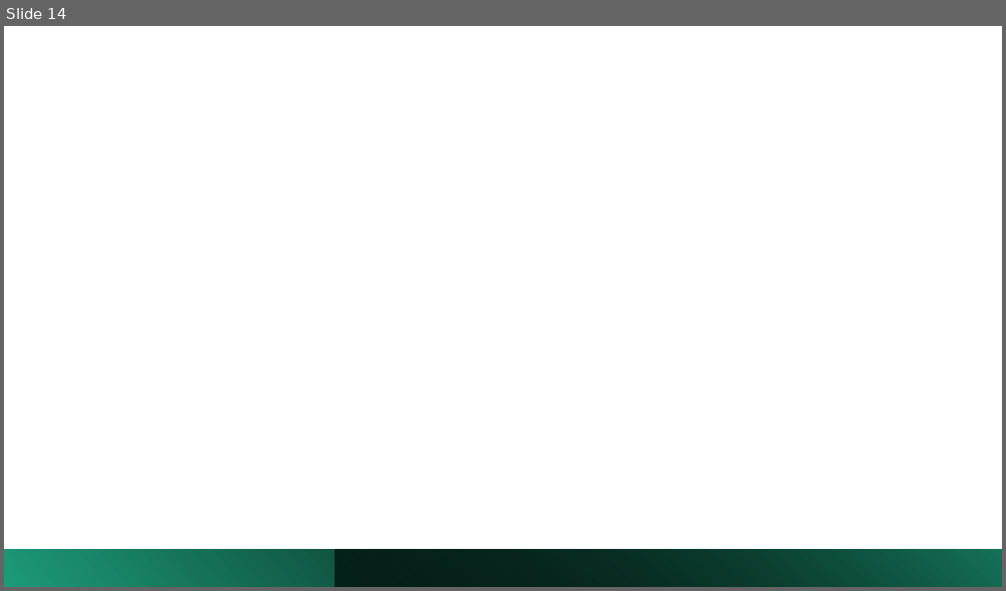
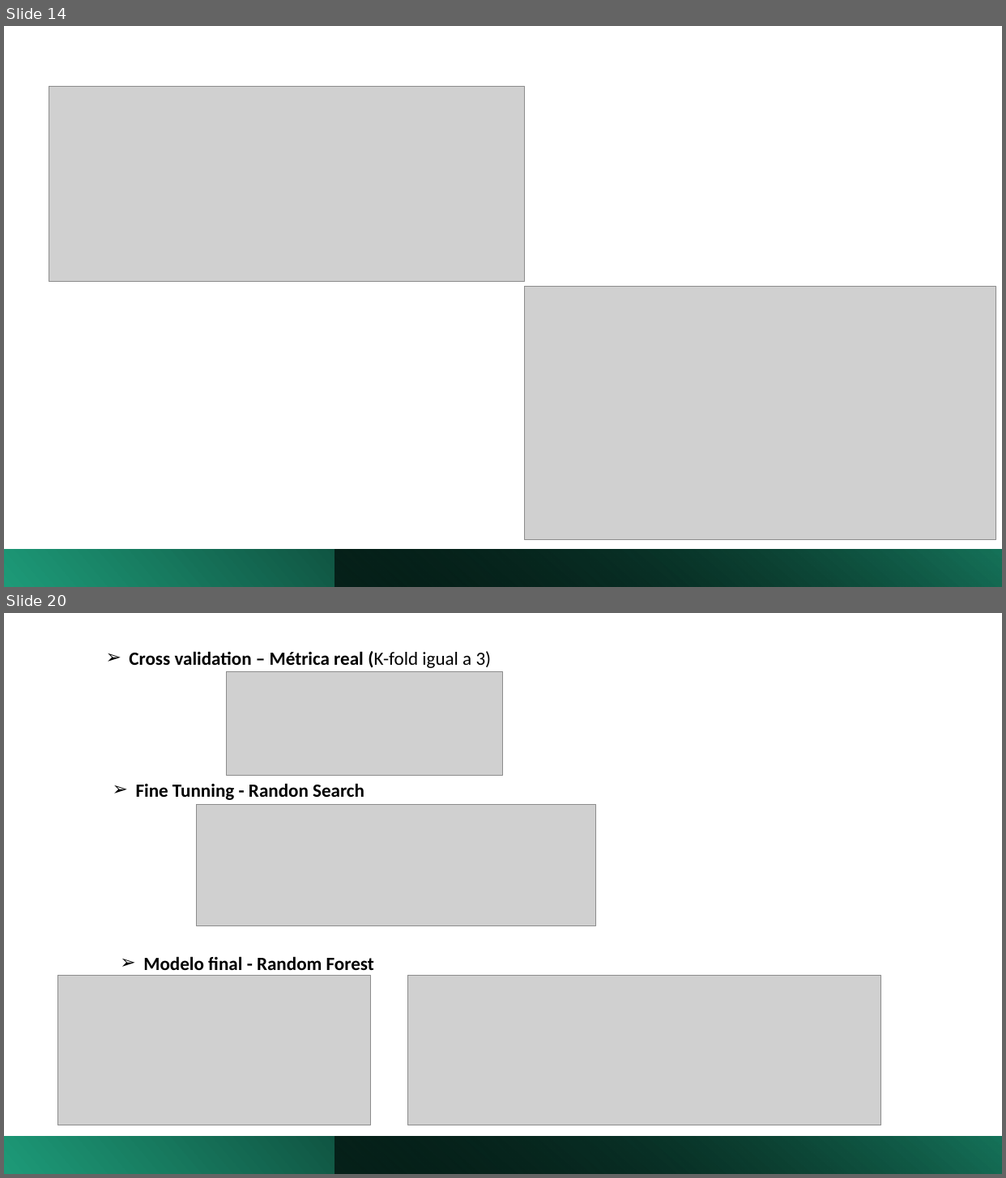
Before and after one commit to alessandra-barbosa/life_expectancy_prediction, a slide deck: pdf/life_expectancy.pptx. Shown one above the other, each under a label of ours: slide 14 before the commit, slides 14 and 20 after it; the slides between them are not shown. The pictures are 1006x591 and 1006x1178 pixels, drawn with LibreOffice and Linux fonts; fonts in the diff are those of the drawing; grey boxes stand for pictures. Boxes give left, top, right and bottom in pixels: in the first picture for what was removed or moved away, otherwise in the second. Text is boxed around its words. In the diff, an @@ line names an element or a change of style, - is before the commit and + after.

```diff
--- a/pdf/life_expectancy.pptx
+++ b/pdf/life_expectancy.pptx
@@ slide 20 added at (x1=4, y1=613, x2=1002, y2=1174), background #FFFFFF @@
@@ text added at (x1=129, y1=651, x2=492, y2=668), 18 pt, text #000000, bold @@
+  ➢ Cross validation – Métrica real (K-fold igual a 3)
@@ picture added at (x1=226, y1=671, x2=503, y2=776) @@
@@ text added at (x1=136, y1=783, x2=364, y2=800), 18 pt, text #000000, bold @@
+  ➢ Fine Tunning - Randon Search
@@ picture added at (x1=197, y1=805, x2=595, y2=926) @@
@@ picture added at (x1=57, y1=975, x2=370, y2=1126) @@
@@ text added at (x1=143, y1=956, x2=374, y2=970), 18 pt, text #000000, bold @@
+  ➢ Modelo final - Random Forest
@@ picture added at (x1=408, y1=975, x2=881, y2=1126) @@
@@ rectangle added at (x1=4, y1=1137, x2=1002, y2=1174), fill gradient #1D9A78 to #000000 @@
@@ rectangle added at (x1=335, y1=1137, x2=1002, y2=1174), fill gradient #000000 to #16745A @@
@@ slide 14 changed as well @@
@@ picture added at (x1=49, y1=87, x2=524, y2=282) @@
@@ picture added at (x1=524, y1=287, x2=996, y2=540) @@
```
Also in this commit, not shown: 6 other slides changed, 9 other slides added, 3 slides removed, 2 other files.
